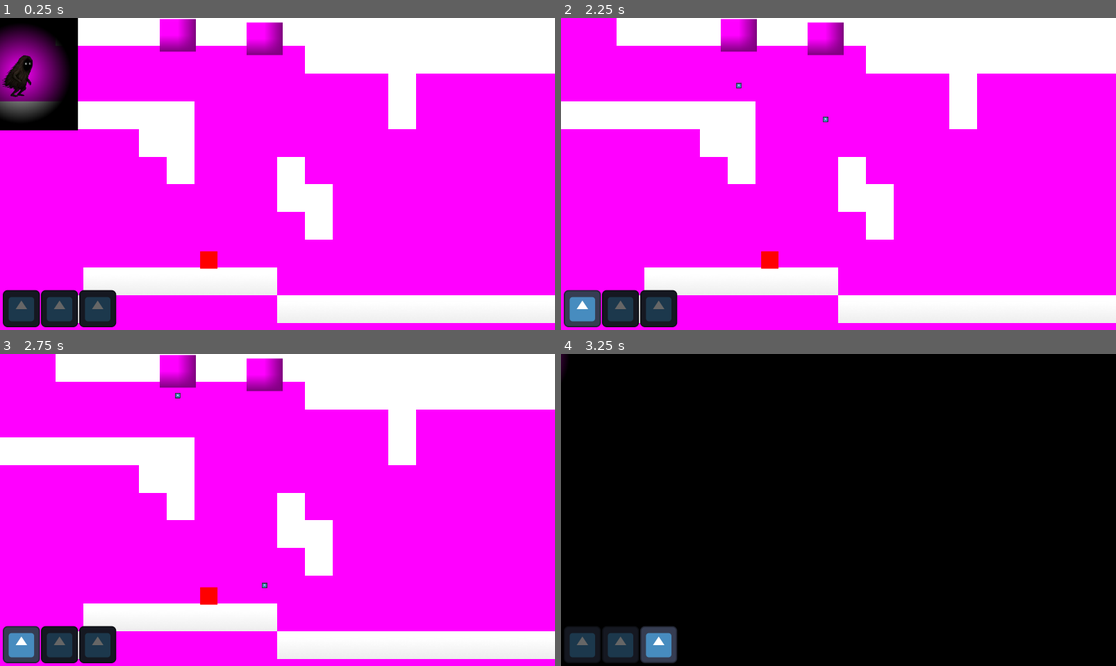
Above: before the commit, frames 1-4 (two rows, left to right).
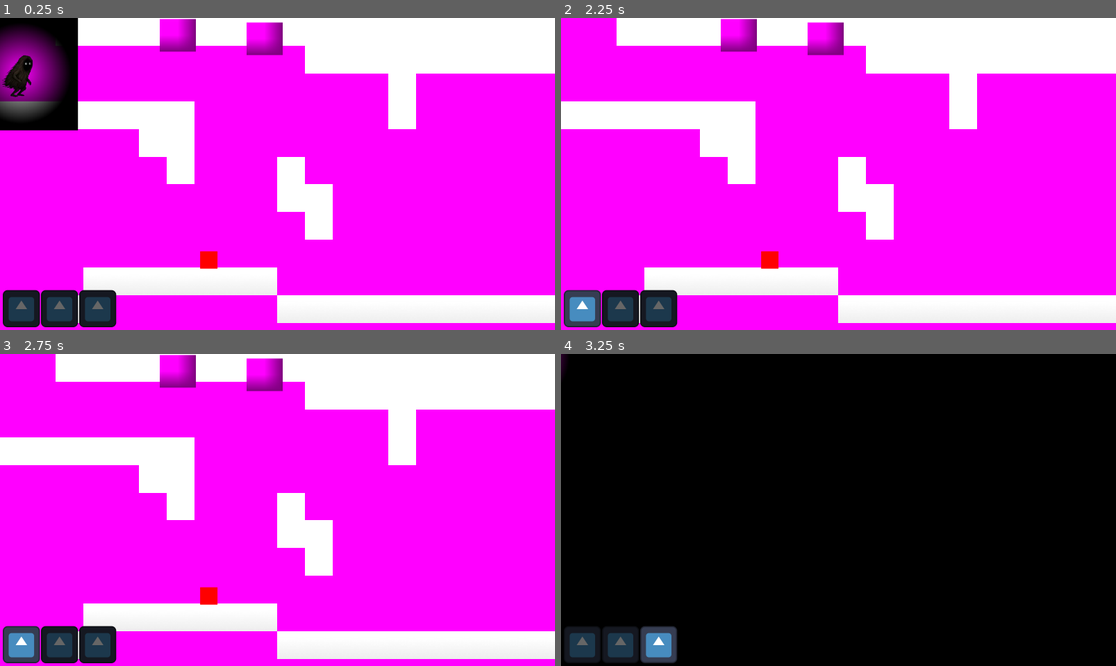
Above: after the commit, the same moments.

Repository: NahuelArrieta/MaskGame
Game: Godot game, scene res://levels/level-001.tscn
The game is run twice, just before and just after one commit, with the same random seed, the same clock (stepped at 60 frames per second) and the same inputs. The engine's default icon, where the game draws it, is replaced by a stand-in: a white triangle on a blue panel in a dark square.
Inputs:
- Up to frame 1 (0.25 s): no input
- Up to frame 2 (2.25 s): hold Right (RIGHT) 0.53-2.03 s; tap E (MASK_ANTIGRAVITY_KEY) at 0.6 s; tap Up (JUMP) at 0.77, 1.52 s; tap W (MASK_DEATH_KEY) at 1.35 s; tap Enter at 2 s; hold Left (LEFT) from 2.03 s (still down); tap Q (MASK_FIRE_KEY) at 2.1 s
- Up to frame 3 (2.75 s): keep holding Left (LEFT)
- Up to frame 4 (3.25 s): release Left (LEFT) at 2.78 s; hold Right (RIGHT) from 2.78 s (still down); tap E (MASK_ANTIGRAVITY_KEY) at 2.85 s; tap Up (JUMP) at 3.02 s

Frame 1 is identical in both runs. In frame 2, less than 0.1% of the frame differs, in the area x 31-49%, y 20-34%; in frame 3, less than 0.1%; in frame 4, nothing differs.
Error after the commit: Cannot call method 'instantiate' on a null value. (res://entities/waterLeak/water_leak.gd:19)

Commit message:
fix water leak

Diff:
--- a/entities/waterLeak/water_leak.tscn
+++ b/entities/waterLeak/water_leak.tscn
@@ -6,6 +6,8 @@
 
 [node name="WaterLeak" type="Node2D"]
 script = ExtResource("1_tk64l")
+tiempo_entre_gotas = null
+gota_scene = null
 
 [node name="Sprite2D" type="Sprite2D" parent="."]
 position = Vector2(1.35525e-20, 2.38419e-07)
